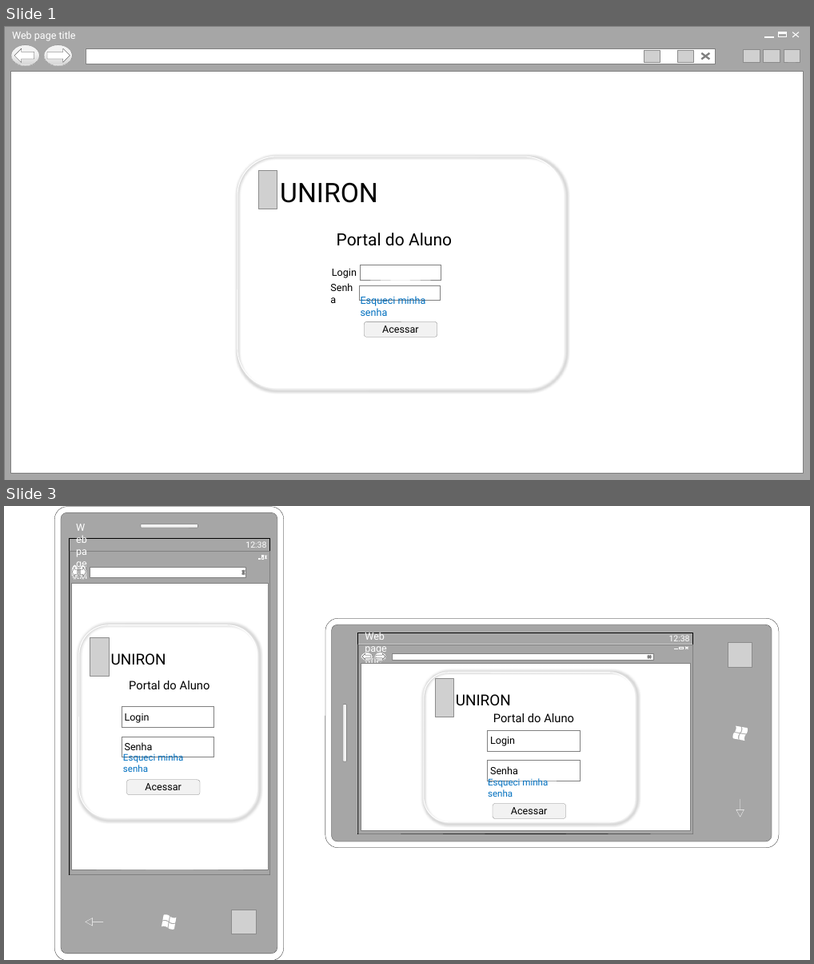
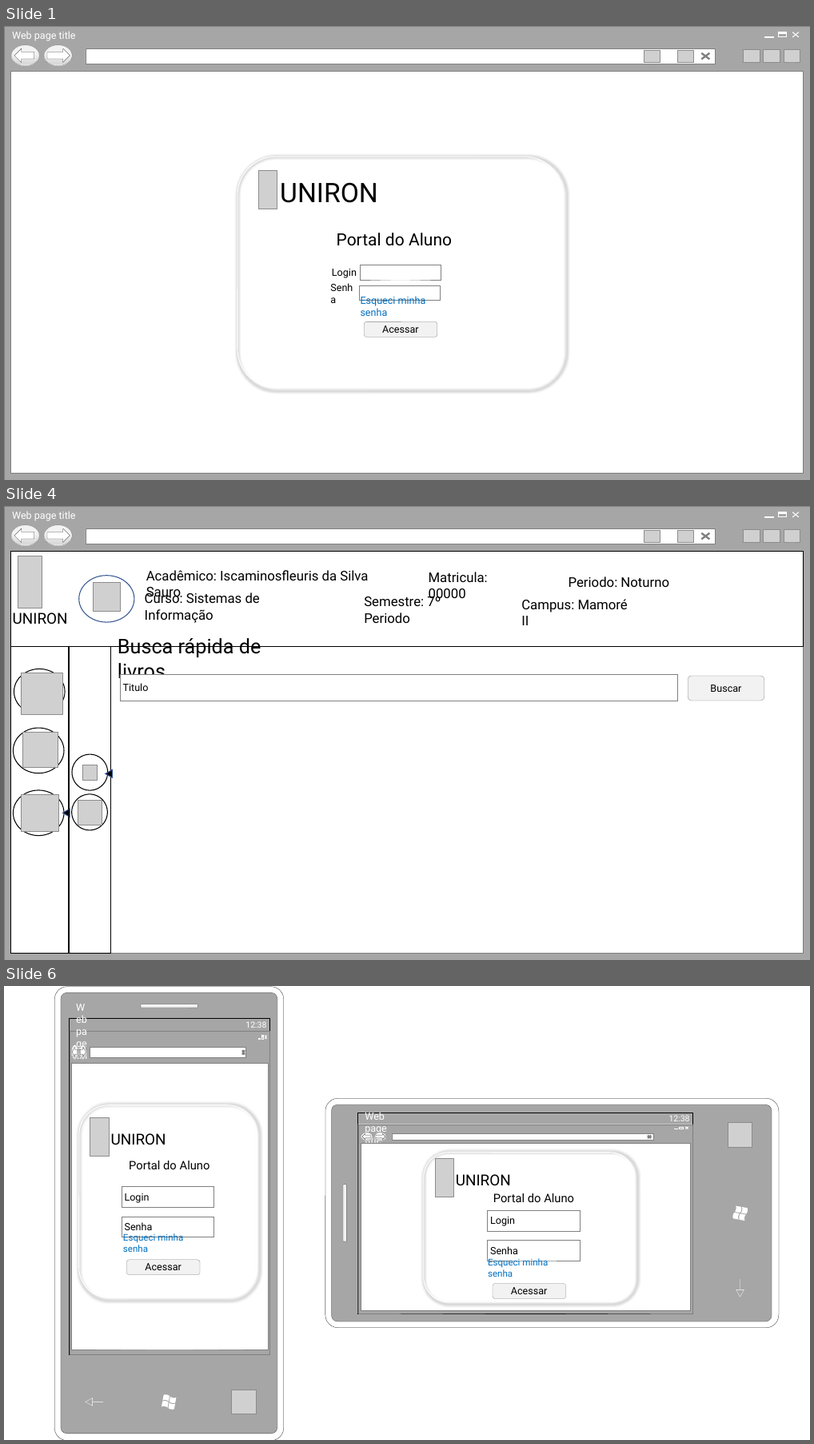
Before and after one commit to borgesmaxwill/PortalDoAlunoNovoModelo, a slide deck: StoryBoards/StoryBoard_RF3_AcessoAAcervo_BuscaRapida.pptx. Shown one above the other, each under a label of ours: slides 1 and 3 before the commit, slides 1, 4 and 6 after it; the slides between them are not shown. The pictures are 814x964 and 814x1444 pixels, drawn with LibreOffice and Linux fonts; fonts in the diff are those of the drawing; grey boxes stand for pictures; background and template pictures are left out. Boxes give left, top, right and bottom in pixels: in the first picture for what was removed or moved away, otherwise in the second. Text is boxed around its words. In the diff, an @@ line names an element or a change of style, - is before the commit and + after.

Commit message:
RF3 Adicionando telas de busca rápida no Browser

```diff
--- a/StoryBoards/StoryBoard_RF3_AcessoAAcervo_BuscaRapida.pptx
+++ b/StoryBoards/StoryBoard_RF3_AcessoAAcervo_BuscaRapida.pptx
@@ slide 4 added at (x1=4, y1=506, x2=810, y2=960), background #FFFFFF @@
@@ rectangle added at (x1=10, y1=552, x2=804, y2=646), outline #000000 1 pt @@
@@ group added at (x1=4, y1=506, x2=810, y2=960): 6 rectangles, 5 pictures, 4 lines, 2 ellipses, 1 text, 1 left arrow, 1 right arrow @@
+Web page title
@@ picture added at (x1=18, y1=556, x2=42, y2=608) @@
@@ ellipse added at (x1=79, y1=576, x2=134, y2=622), outline #325491 1 pt @@
@@ text added at (x1=146, y1=570, x2=368, y2=600), 16 pt, text #000000 @@
+Acadêmico: Iscaminosfleuris da Silva Sauro
@@ text added at (x1=429, y1=572, x2=488, y2=602), 16 pt, text #000000 @@
+Matricula: 00000
@@ text added at (x1=569, y1=576, x2=670, y2=587), 16 pt, text #000000 @@
+Periodo: Noturno
@@ picture added at (x1=94, y1=582, x2=120, y2=612) @@
@@ text added at (x1=145, y1=592, x2=260, y2=623), 16 pt, text #000000 @@
+Curso: Sistemas de Informação
@@ text added at (x1=364, y1=594, x2=441, y2=623), 16 pt, text #000000 @@
+Semestre: 7º Periodo
@@ text added at (x1=522, y1=599, x2=628, y2=625), 16 pt, text #000000 @@
+Campus: Mamoré II
@@ text added at (x1=13, y1=612, x2=68, y2=624), 18 pt, text #000000 @@
+UNIRON
@@ rectangle added at (x1=10, y1=646, x2=69, y2=953), outline #000000 1 pt @@
@@ rectangle added at (x1=70, y1=646, x2=111, y2=953), outline #000000 1 pt @@
@@ text added at (x1=118, y1=638, x2=262, y2=683), 24 pt, text #000000 @@
+Busca rápida de livros
@@ ellipse added at (x1=14, y1=668, x2=65, y2=714), outline #000000 1 pt @@
@@ picture added at (x1=21, y1=672, x2=62, y2=714) @@
@@ rectangle added at (x1=120, y1=675, x2=678, y2=700), fill #FFFFFF, outline #808080 0.25 pt, 12 pt, text #000000 @@
+Titulo
@@ rounded rectangle added at (x1=688, y1=676, x2=765, y2=700), fill #F2F2F2, outline #808080 0.25 pt, 12 pt, text #000000 @@
+Buscar
@@ ellipse added at (x1=13, y1=728, x2=64, y2=773), outline #000000 1 pt @@
@@ picture added at (x1=22, y1=732, x2=58, y2=768) @@
@@ ellipse added at (x1=72, y1=754, x2=107, y2=790), outline #000000 1 pt @@
@@ picture added at (x1=82, y1=764, x2=97, y2=780) @@
@@ ellipse added at (x1=13, y1=790, x2=64, y2=835), outline #000000 1 pt @@
@@ triangle added at (x1=106, y1=770, x2=112, y2=778), fill #000000, outline #325491 1 pt @@
@@ picture added at (x1=22, y1=794, x2=59, y2=832) @@
@@ triangle added at (x1=62, y1=808, x2=70, y2=816), fill #000000, outline #325491 1 pt @@
@@ ellipse added at (x1=72, y1=794, x2=107, y2=830), outline #000000 1 pt @@
@@ picture added at (x1=78, y1=800, x2=102, y2=824) @@
@@ what was slide 3 is now slide 6 @@
```
Also in this commit, not shown: 1 slide changed, 2 other slides added.
